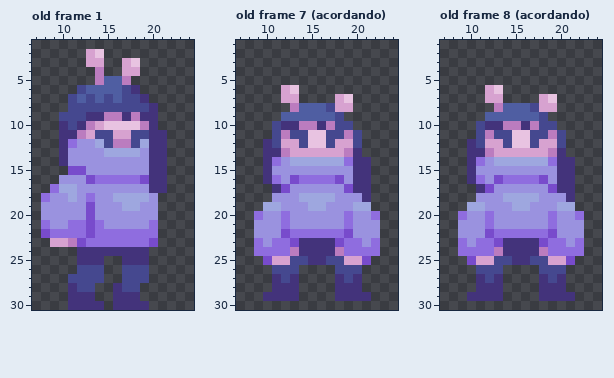
A pixel-art file gets an edit: Sprites fodasticos/Naira/Naira - Copia.aseprite. Above, as it was before the edit.
32x31 pixels, 13 frames. Shown: old frame 1: x 7..24, y 1..30; old frame 7 (acordando): x 7..24, y 1..30; old frame 8 (acordando): x 7..24, y 1..30. The commit also changed other frames, which this record leaves out.
The result:
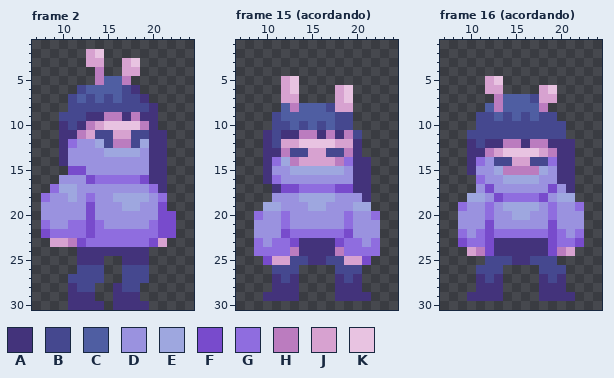
Palette (. is transparent): A #43337b  B #45488f  C #4f5ea2  D #9a92df  E #9ea7df  F #784bcc  G #8f6ddf  H #bb7cbf  J #d7a2d0  K #e8c3e1
A new or re-ordered frame is compared with the old frame closest to it.
The exact change:
frames 13 -> 16
layer "Braço E" now shown
--- frame 2 is new; against old frame 1, layer "Braço E"
@@ x 18..24 @@
 16 GFAA...
-17 DDAA...
-18 EED....
-19 EDD....
-20 DDD....
-21 DDG....
-22 GGG....
-23 GGF....
+17 DDGA...
+18 EEDG...
+19 EDDF...
+20 DDDFF..
+21 DDGFF..
+22 GGGFF..
+23 GGFJ...
 24 AA.....
--- frame 15 (acordando) against old frame 7 (acordando), layers "Braço E2", "Cabeça"
@@ x 7..24 @@
  4 ..................
- 5 ..................
- 6 .....JK...........
+ 5 .....JK...........
+ 6 .....JK....JK.....
  7 .....JJ....JK.....
- 8 ......HCCCBJJ.....
- 9 .....CCCCCCB......
-10 ....BAAHHAHBB.....
-11 ....BHBBKKBBHB....
-12 ...ABJJBKKBJJB....
-13 ...AAHJJJJJJHA....
-14 ...AGDEEEEEEGAA...
-15 ...ADDDDDDDDDAA...
-16 ...AGDFGGGGFDAA...
-17 ....AFDDDDDDFAA...
+ 8 .....CHCCCBJJ.....
+ 9 ....BCCCCCCBB.....
+10 ....BBCBCBCBB.....
+11 ...ABAAHHAHAHB....
+12 ...ABJJKKKKJJA....
+13 ...AAHBBJJBBHA....
+14 ...AGEHJJJJHGAA...
+15 ...ADDEEEEEEDAA...
+16 ...AGDDDDDDDDAA...
+17 ....AFFGGGGFFAA...
 18 ....DDDEEEEDDDA...
--- frame 16 (acordando) against old frame 8 (acordando)
@@ x 7..24 @@
  4 ..................
- 5 ..................
- 6 .....JK...........
- 7 .....JJ....JK.....
- 8 ......HCCCBJJ.....
- 9 .....CCCCCCB......
-10 ....BAAHHAHBB.....
-11 ....BHBBKKBBHB....
-12 ...ABJJBKKBJJB....
-13 ...AAHJJJJJJHA....
-14 ...AGDEEEEEEGAA...
-15 ...ADDDDDDDDDAA...
-16 ...AGDFGGGGFDAA...
-17 ....AFDDDDDDFAA...
-18 ....DDDEEEEDDDA...
-19 ...EEDDDEEDDDEE...
-20 ..GDDGDDDDDDGDDG..
-21 ..DDDGDDDDDDGDDD..
-22 ..DDDFGGGGGGFDDD..
-23 ..GDGGFAAAAFGGDG..
-24 ..GGGGHAAAAHGGGG..
-25 ...FJJBBAABBJJF...
+ 5 .....JK...........
+ 6 .....JJ....JK.....
+ 7 ......HCCCBJJ.....
+ 8 .....CHCCCCH......
+ 9 ....BBCBCBCBB.....
+10 ....BBBBBBBBBB....
+11 ...BBBBBBBBBBB....
+12 ...ABAAHHAHHAAA...
+13 ...AAHJKKKKJHAA...
+14 ...AGDBBJJBBGAA...
+15 ...ADDEHHHHEDAA...
+16 ....GDDEEEEDDAA...
+17 ....DFDDDDDDFDA...
+18 ...EEDFGGGGFDEE...
+19 ..GDDGDEEEEDGDDG..
+20 ..DDDGDDEEDDGDDD..
+21 ..DDDFDDDDDDFDDD..
+22 ..GDGFGGGGGGFGDG..
+23 ..FGGFAAAAAAFGGF..
+24 ...JHFAAAAAAFHJ...
+25 .....BBBAABBB.....
 26 ....BBB....BBB....
Where, in picture pixels (left, top, right, bottom), the same in both pictures:
changed: (149, 184, 176, 247)
changed: (263, 76, 362, 193)
changed: (458, 76, 584, 265)
